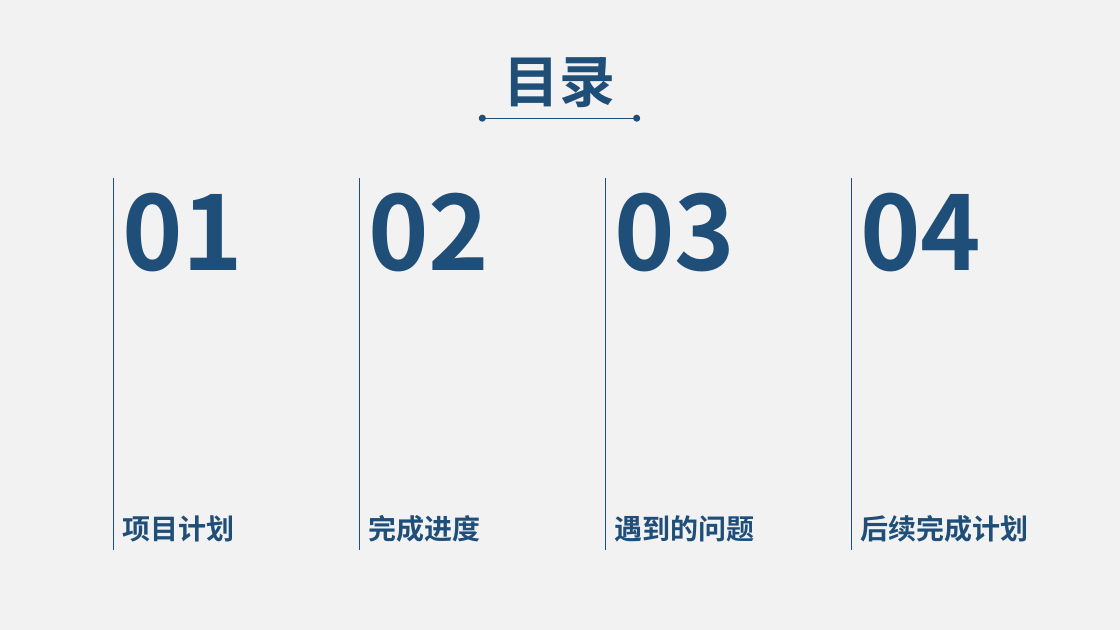
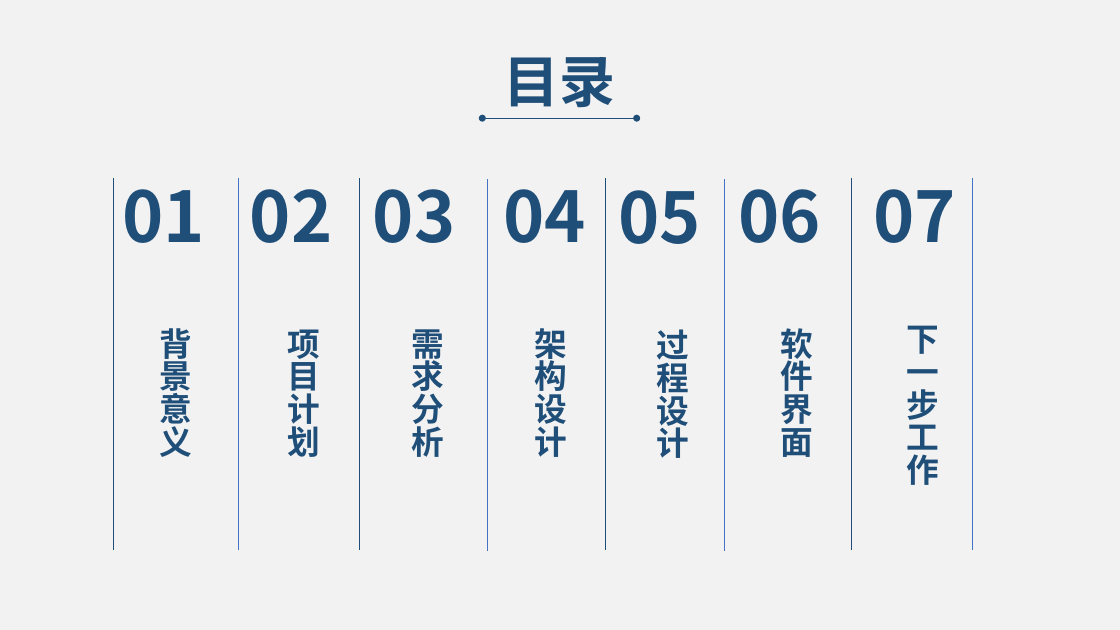
Before and after one commit to suzhuorui/QtHelper, a slide deck: slide 2 of 文档/RJ16852111苏卓锐（中期答辩）.pptx. Drawn at 1120x630 pixels with LibreOffice and Linux fonts; fonts in the diff are those of the drawing. Boxes give left, top, right and bottom in pixels: in the first picture for what was removed or moved away, otherwise in the second. Text is boxed around its words. In the diff, an @@ line names an element or a change of style, - is before the commit and + after.

```diff
--- a/文档/RJ16852111苏卓锐（中期答辩）.pptx
+++ b/文档/RJ16852111苏卓锐（中期答辩）.pptx
@@ line added from (239, 178) to (239, 550), #4472C4 1 pt @@
@@ text "02": place and size @@
-text "02" at box(368, 192, 489, 272)
+text "02" at box(250, 189, 333, 243)
@@ text "03": place and size @@
-text "03" at box(614, 192, 735, 272)
+text "03" at box(373, 189, 456, 243)
@@ line added from (487, 179) to (487, 551), #4472C4 1 pt @@
@@ size 88 to 60 pt in 4 elements at box(122, 189, 205, 243), box(250, 189, 333, 243), box(373, 189, 456, 243), box(504, 189, 587, 243) @@
@@ text "04": place and size @@
-text "04" at box(860, 192, 981, 272)
+text "04" at box(504, 189, 587, 243)
@@ line added from (725, 179) to (725, 551), #4472C4 1 pt @@
@@ line added from (972, 178) to (972, 549), #4472C4 1 pt @@
@@ text added at box(618, 190, 701, 244), 60 pt, text #1F4E79, bold @@
+05
@@ text added at box(738, 189, 821, 243), 60 pt, text #1F4E79, bold @@
+06
@@ text added at box(873, 189, 956, 243), 60 pt, text #1F4E79, bold @@
+07
@@ text added at box(159, 328, 192, 457), 28 pt, text #1F4E79, bold @@
+背景意义
@@ text "项目计划": place and size @@
-text "项目计划" at box(122, 515, 234, 542)
+text "项目计划" at box(287, 329, 320, 457)
@@ text "项目计划" at box(287, 329, 320, 457): size 24 to 28 pt; line spacing 0.9 to 1; less space between paragraphs @@
@@ text added at box(412, 329, 445, 457), 28 pt, text #1F4E79, bold @@
+需求分析
@@ text added at box(535, 328, 568, 457), 28 pt, text #1F4E79, bold @@
+架构设计
@@ text added at box(656, 329, 689, 458), 28 pt, text #1F4E79, bold @@
+过程设计
@@ text added at box(781, 328, 814, 457), 28 pt, text #1F4E79, bold @@
+软件界面
@@ text added at box(907, 325, 940, 485), 28 pt, text #1F4E79, bold @@
+下一步工作
@@ text removed at box(368, 515, 480, 542) @@
-完成进度
@@ text removed at box(614, 515, 754, 542) @@
-遇到的问题
@@ text removed at box(860, 515, 1028, 542) @@
-后续完成计划
```
Also in this commit, not shown: 2 other files.
